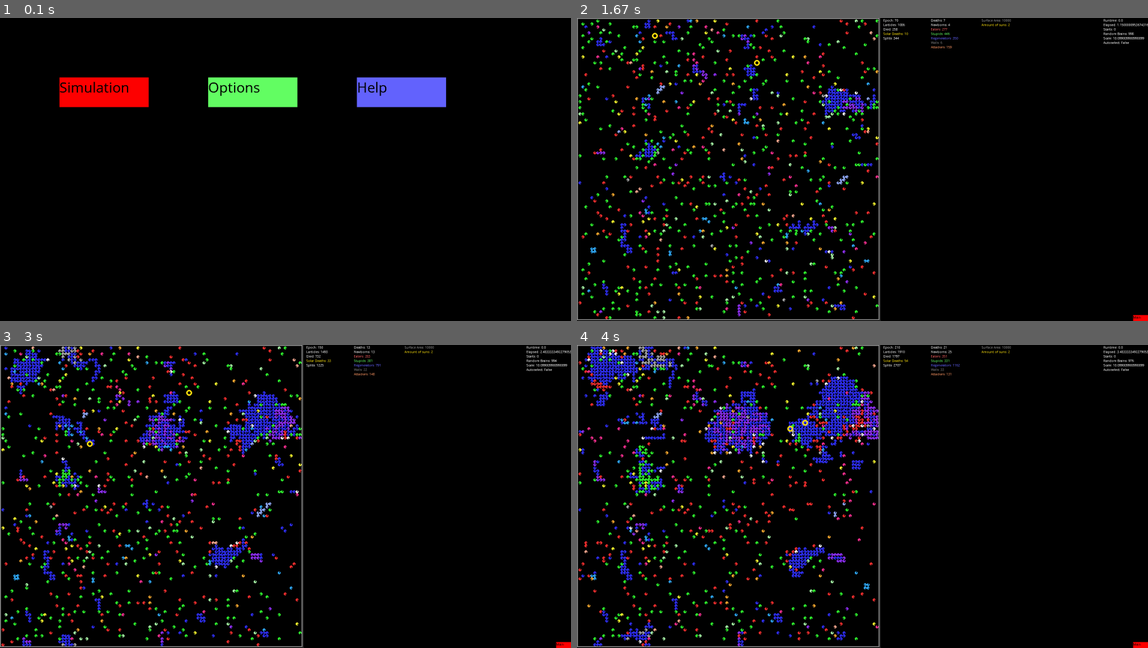
Above: before the commit, frames 1-4 (two rows, left to right).
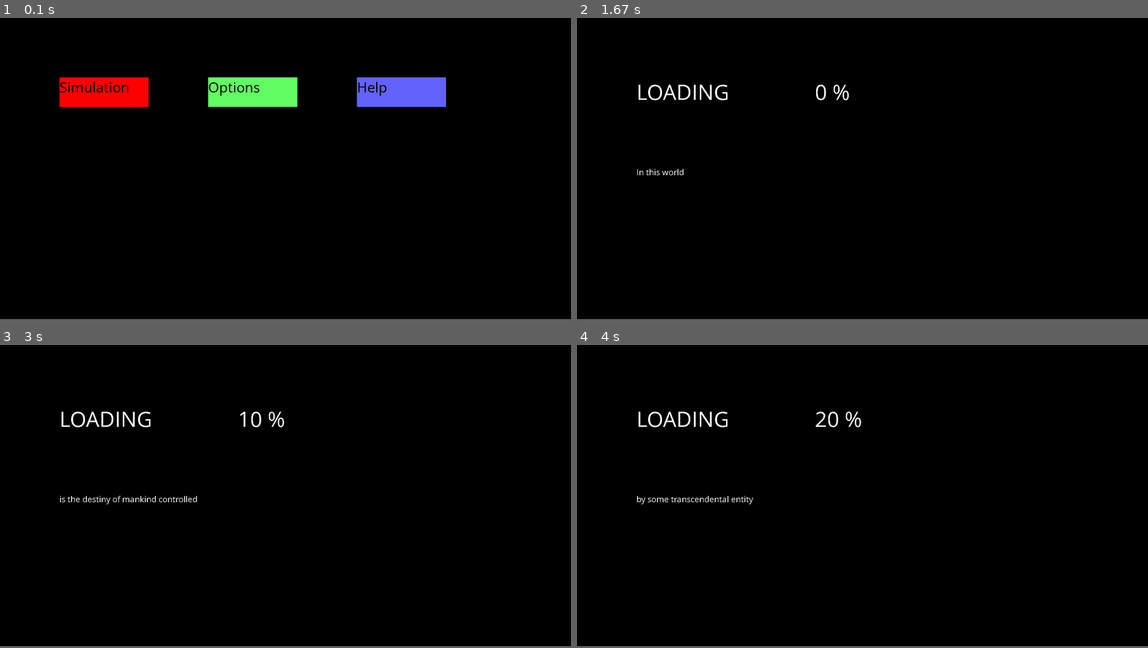
Above: after the commit, the same moments.

Repository: radijsdude/Larticles
Game: pygame game, started from GUI.py
Two runs of this game, one before a commit and one after it. Both use one fixed random seed, a clock stepped at 60 frames per second and the inputs below.
Inputs:
- Up to frame 1 (0.1 s): no input
- Up to frame 2 (1.67 s): click "Simulation" at 0.43 s
- Up to frame 3 (3 s): no input
- Up to frame 4 (4 s): no input
The window is 900x478 before the commit and 900x475 after it. Grey fills any space a smaller window leaves; there, only what the larger window draws over its background counts as a difference.

The runs differ from the first frame. In frame 1, 0.3% of the frame differs, in the area x 10-79%, y 19-30%; in frame 2, 7.4%; in frame 3, 9.3%; in frame 4, 11%, in the area x 0-100%, y 0-100%.

Commit message:
Add files via upload

Diff:
--- a/GUI.py
+++ b/GUI.py
@@ -5,6 +5,7 @@
 import pygame
 import pickle
 from Simulation import Simulation
+from constants import *
 
 pygame.font.init()
 myfont = pygame.font.SysFont('Comic Sans MS', 12)
@@ -487,7 +488,7 @@
 
 
         pygame.init()
-        self.display = pygame.display.set_mode([1920,1020],pygame.RESIZABLE)
+        self.display = pygame.display.set_mode([constant_screensize_x,constant_screensize_y],pygame.RESIZABLE)
         pygame.display.set_caption('Larticles')
         self.clock = pygame.time.Clock()
 
--- a/Simulation.py
+++ b/Simulation.py
@@ -61,6 +61,8 @@
         dy = constant_grid_size + dy
     elif dy >= constant_grid_size:
         dy = dy - constant_grid_size
+    dx += 1
+    dy += 1
     return dx, dy
 
 
@@ -123,7 +125,8 @@
         neuron.dendrites.pop(name)
 
 
-def Neuron_test_connection(neuron, n):
+def Neuron_test_connection(neuron, connectiondepth):
+    n = connectiondepth
     n -= 1
     r = True
     if n >= 0:
@@ -137,8 +140,8 @@
     return r
 
 
-def sigmoid(potential, d=False):
-    if not d:
+def sigmoid(potential, derivative=False):
+    if not derivative:
         if potential > -100:
             return 1 / (1 + math.exp(-potential))
         else:
@@ -161,10 +164,10 @@
 
 
 def Neuron_correct(neuron):
-    gradient = neuron.error * sigmoid(neuron.potential, True)
+    gradient = neuron.error * sigmoid(neuron.potential, derivative=True)
     for dendrite in neuron.dendrites:
-        dw = neuron_learningrate * neuron.dendrites[dendrite].neuron.potential * gradient
-        neuron.dendrites[dendrite].weight += dw
+        delta_weight = neuron_learningrate * neuron.dendrites[dendrite].neuron.potential * gradient
+        neuron.dendrites[dendrite].weight += delta_weight
         Neuron_add_error(neuron.dendrites[dendrite].neuron, gradient * neuron.dendrites[dendrite].weight)
         Neuron_correct(neuron.dendrites[dendrite].neuron)
     neuron.error = 0
@@ -240,6 +243,7 @@
         self.clock = 0
 
         self.dna_saved = None
+        self.dna_saved_name = None
         self.dna_choose = 'self'
 
         self.eating = False
@@ -308,6 +312,7 @@
         else:
             length = -1
         properties['dna saved length'] = length
+        properties['dna saved name'] = self.dna_saved_name
         properties['dna saved choose'] = self.dna_choose
 
         return properties
@@ -597,6 +602,7 @@
 
 def Body_save_dna(larticles_saving, larticle_saved):
     larticles_saving.body.dna_saved = larticle_saved.brain.dna
+    larticles_saving.body.dna_saved_name = larticle_saved.name
 
 
 def Body_command(larticle, commands, surounding):
@@ -604,7 +610,6 @@
     body = larticle.body
     body.body_drain = 0
     body.regen = 0
-    t = - body_suffer
     x, y = int(body.x + body.direction[0]), int(body.y + body.direction[1])
     r2 = surounding['north']
     body.colour = body_colour_inactive
@@ -679,7 +684,6 @@
         body.regenerating = False
 
     if commands['command_eat'] >= 0.5 and not body.wall:
-        t -= body_suffer
         if not body.regenerating:
             body.eating = True
             body.colour = body_colour_eating
@@ -705,7 +709,6 @@
         body.attacking = False
 
     if commands['command_freeze'] > 0.5 and not body.frozen and not body.wall:
-        t -= body_suffer
         if body.freezedelay == 0:
             body.freezedelay = body_freeze_delay
             body.freezing = True
@@ -715,7 +718,6 @@
         body.freezing = False
 
     if commands['command_give'] > 0.5 and not body.wall:
-        t -= body_suffer
         body.give_health = True
         if r2 != None:
             Body_give(larticle, r2)
@@ -741,6 +743,7 @@
 
     if commands['command_dna_erase'] > 0.5:
         body.dna_saved = None
+        body.dna_saved_name = None
 
     if commands['command_dna_choose'] > 0.5:
         body.dna_choose = 'other'
@@ -748,7 +751,6 @@
         body.dna_choose = 'self'
 
     if commands['command_split'] >= 0.5 and not body.wall:
-        t -= body_suffer
         if body.regenerating:
             if r2 == None:
                 minh = body_health_bar + body_health_bar / 10
@@ -771,12 +773,12 @@
                         result.append('dna_other')
 
     if commands['command_rotate_right'] > 0.5 and not body.wall and not commands['command_rotate_left'] > 0.5:
-        t -= body_suffer
+        pass
     if commands['command_rotate_left'] > 0.5 and not body.wall and not commands['command_rotate_right'] > 0.5:
-        t -= body_suffer
+        pass
 
     if commands['command_move'] > 0.5 and not body.frozen and not body.wall and not body.regenerating:
-        t -= body_suffer
+        pass
 
     larticle.body.clock_timer += 1
     larticle.body.clock = 0
@@ -794,8 +796,8 @@
         body.frozen = False
 
 
-    if not body.colour != [0,1,0]:
-        t *= (1 + body.health / body_health_bar)
+    if not body.colour == body_colour_inactive:
+        t = body_suffer * (1 + body.health / body_health_bar)
         body.body_drain = abs(t)
         body.health += t
 
@@ -1036,6 +1038,8 @@
 
         self.selected_larticle = None
         self.selected_neuron = None
+
+        self.frames = []
 
         print(' ')
         print(' ')
@@ -1088,7 +1092,7 @@
 
     p = -1
     for i in range(handler_amount_larticles):
-        larticle = Larticle('Begin' + str(i) + '_0')
+        larticle = Larticle('Big Bang Larticle: ' + str(i))
         Handler_place_larticle(handler, larticle)
         if i % int(handler_amount_larticles / 10) == 0:
             p += 1
@@ -1247,6 +1251,11 @@
     died = []
     strongest_score = 0
     strongest_name = ''
+
+    handler.suns = []
+    for i in range(constant_suns):
+        handler.suns.append([random.randrange(0, constant_grid_size), random.randrange(0, constant_grid_size)])
+
     for name in list(handler.larticles.keys()):
 
         larticle = handler.larticles[name]
@@ -1400,7 +1409,7 @@
                                 else:
                                     l = handler.random_larticles[0]
                                     handler.random_larticles.pop(0)
-                                    l.name += 'e' + str(handler.epoch)
+                                    l.name += 'Ancesters epoch of birth: ' + str(handler.epoch)
                             else:
                                 l = Larticle(name, larticle.brain.dna)
                             l.body.x = dx
@@ -1420,9 +1429,6 @@
             died.append(name)
             handler.solardeaths += 1
 
-    handler.suns = []
-    for i in range(constant_suns):
-        handler.suns.append([random.randrange(0, constant_grid_size), random.randrange(0, constant_grid_size)])
 
     for name in died:
         handler.died += 1
@@ -1490,6 +1496,7 @@
 
 
 def Handler_blits_frame(display, handler, scale, x, y, gx, gy, mx=None, my=None):
+    pygame_windows_size = constant_screensize_x,constant_screensize_y
     Pygame_display = display
     wx, wy = Pygame_display.get_size()
 
@@ -1531,7 +1538,7 @@
     textsurface = myfont12.render('Eaters: ' + str(handler.eaters), False, (250, 100, 100))
     Pygame_display.blit(textsurface, (wy + 170, 30))
 
-    textsurface = myfont12.render('Stupids: ' + str(handler.stupids), False, (100, 250, 100))
+    textsurface = myfont12.render('Conservatives: ' + str(handler.stupids), False, (100, 250, 100))
     Pygame_display.blit(textsurface, (wy + 170, 45))
 
     textsurface = myfont12.render('Regenerators: ' + str(handler.regenerators), False, (100, 100, 250))
@@ -1564,7 +1571,6 @@
         ls = str(lx) + '_' + str(ly)
 
         lx, ly = recalc_blit(lx, ly, gx, gy)
-        lx, ly = lx + 1, ly + 1
         if ls not in pos:
             pos[ls] = name
         else:
@@ -1636,8 +1642,10 @@
                                   int((ly + larticle.body.direction[1] / 2) * scale + y)],
                                  [int(lx * scale + x), int(ly * scale + y)], int(scale / 5))
 
+
+
     for sun in handler.suns:
-        sx, sy = recalc_grid(sun[0] + gx, sun[1] + gy)
+        sx, sy = recalc_blit(sun[0],sun[1],gx,gy)
         if int(sx * scale + x) < wy:
             pygame.draw.circle(Pygame_display, [255, 227, 15],
                                [int(sx * scale + x), int(sy * scale + y)],
@@ -1692,10 +1700,8 @@
     larticle = handler.selected_larticle
 
     body = larticle.body
-    brain = larticle.brain
     larticle_direction = (0, -1)
     lx, ly = recalc_blit(body.x, body.y, gx, gy)
-    lx, ly = lx + 1, ly + 1
     if 0 <= int(lx * scale + x) <= wy:
         pygame.draw.circle(Pygame_display, [211, 14, 237], [int(lx * scale + x),
                                                             int(ly * scale + y)],
@@ -1862,6 +1868,7 @@
 
 
 def Handler_blits_selected_larticle(display, handler, scale, x, y, gx, gy, mx=None, my=None):
+    pygame_windows_size = constant_screensize_x,constant_screensize_y
     Pygame_display = display
     wx, wy = Pygame_display.get_size()
 
@@ -1873,7 +1880,6 @@
         brain = selected.brain
         Brain_get_dna(selected)
         lx, ly = recalc_blit(body.x, body.y, gx, gy)
-        lx, ly = lx + 1, ly + 1
         if 0 <= int(lx * scale + x) <= wy:
             pygame.draw.circle(Pygame_display, [211, 14, 237], [int(lx * scale + x),
                                                                 int(ly * scale + y)],
@@ -1990,6 +1996,7 @@
 
 class Simulation():
     def __init__(self, display, clock):
+        pygame_windows_size = constant_screensize_x,constant_screensize_y
         self.initialized = False
         self.beginscale = float(pygame_windows_size[1] / (constant_grid_size + 1))
         self.scale = self.beginscale
@@ -2011,6 +2018,7 @@
         self.main_button = [pygame_windows_size[0] - b, pygame_windows_size[1] - l, b, l]
 
     def Simulation_reset(self):
+        pygame_windows_size = constant_screensize_x,constant_screensize_y
         self.handler = Handler()
         self.beginscale = float(pygame_windows_size[1] / (constant_grid_size + 1))
         self.scale = self.beginscale
@@ -2018,6 +2026,7 @@
     def Simulation_run(self):
         Pygame_display = self.Pygame_display
         Pygame_clock = self.Pygame_clock
+        pygame_windows_size = constant_screensize_x,constant_screensize_y
         self.initialized = True
         x = 0
         y = 0
--- a/constants.py
+++ b/constants.py
@@ -55,7 +55,8 @@
 
 print('brain size: ', len(brain_all_neuron_names))
 
-pygame_windows_size = [1920, 1020]
+constant_screensize_x,constant_screensize_y = [1920, 1015]
+
 
 constant_grid_size = 100
 constant_suns = int(2 / 10000 * constant_grid_size ** 2 + 0.5)
@@ -71,23 +72,23 @@
 handler_amount_larticles = int(constant_grid_size ** (2) / 10)
 handler_click_error = 0.8
 handler_random_larticles_amount = 300
-handler_death_at_birth = 20  # %
+handler_death_at_birth = 2  # %
 
 neuron_learningrate = 0.5
 neurons_connectiondepth = 5
 
 body_health_bar = 500
 body_max_health = 3 * body_health_bar
-body_suffer = 0.2
-body_splitrate_red = 2
+body_suffer = 0.05
+body_splitrate_red = 1.85
 body_splitrate_attacker = 1
 body_eat_damage = body_health_bar / 2
 body_attack_damage = body_eat_damage
 body_freeztime = 3
 body_freeze_delay = 5
-body_wall_drain = body_health_bar / 50
+body_wall_drain = 1
 body_eat_health_gain = 0.8
-body_regenrate = 10
+body_regenrate = 9
 body_clock_interval = 10
 
 body_colour_newborn = [1, 1, 1]
@@ -97,8 +98,8 @@
 body_colour_attacking_eating = [1, 0.5, 0]
 body_colour_attacking_regenerating = [0, 0.5, 1]
 body_colour_attacking_else = [1, 1, 0]
-body_colour_wall = [0.5, 0.5, 0.5]
+body_colour_wall = [0.3, 0.3, 0.3]
 
-testing = True
+testing = False
 
 body_directions = [(1, 0), (0, 1), (-1, 0), (0, -1)]
--- a/create_random_larticles.py
+++ b/create_random_larticles.py
@@ -5,7 +5,7 @@
     random_larticles = []
     for i in range(int(n)):
         r = random.randrange(0,1000000)
-        l = Larticle('Random' + str(i))
+        l = Larticle('Random Larticle: Buffer  ' + str(i))
         random_larticles.append(l)
     file = open('Random_Larticles.pickle','wb')
     pickle.dump(random_larticles,file)
